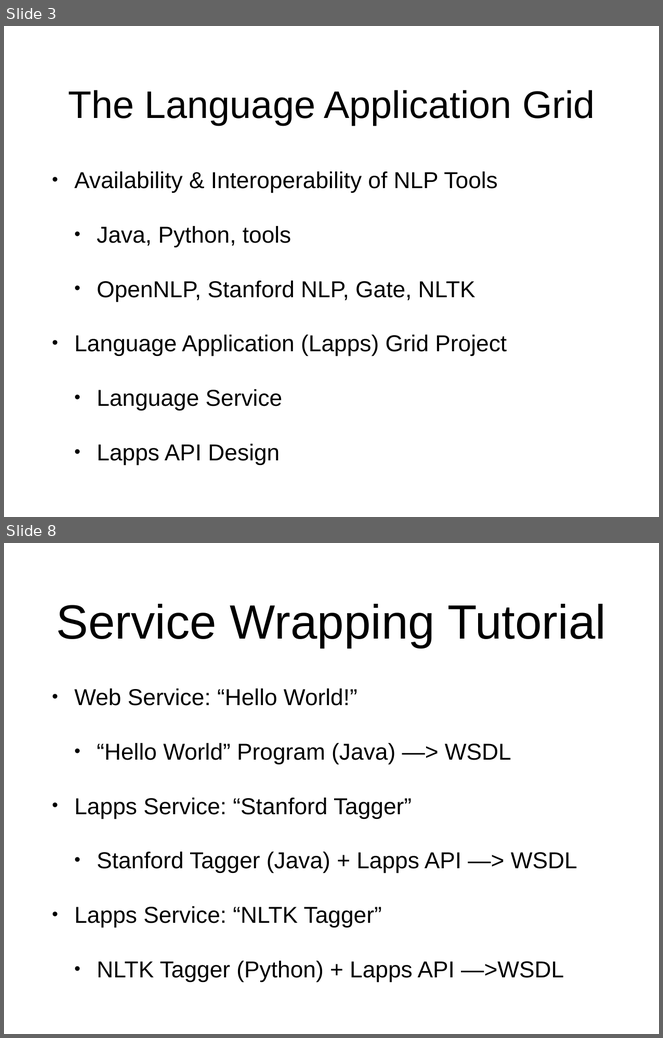
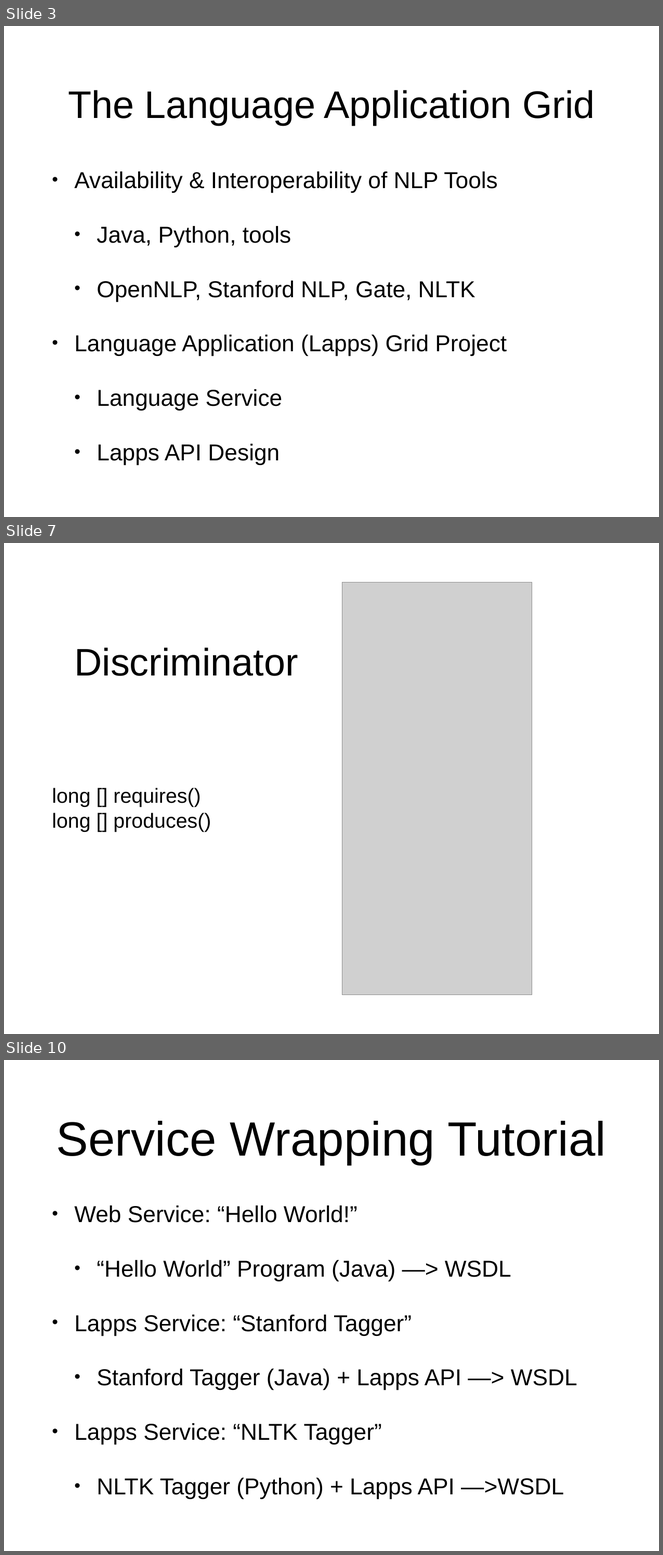
Before and after one commit to chunqishi/lrec2014_part2, a slide deck: lrec_service_wrapping 2014-05-20.pptx. Shown one above the other, each under a label of ours: slides 3 and 8 before the commit, slides 3, 7 and 10 after it; the slides between them are not shown. The pictures are 663x1038 and 663x1555 pixels, drawn with LibreOffice and Linux fonts; fonts in the diff are those of the drawing; grey boxes stand for pictures. Boxes give left, top, right and bottom in pixels: in the first picture for what was removed or moved away, otherwise in the second. Text is boxed around its words. In the diff, an @@ line names an element or a change of style, - is before the commit and + after.

```diff
--- a/lrec_service_wrapping 2014-05-20.pptx
+++ b/lrec_service_wrapping 2014-05-20.pptx
@@ slide 7 added at (x1=4, y1=543, x2=659, y2=1034), background #FFFFFF @@
@@ picture added at (x1=343, y1=582, x2=532, y2=995) @@
@@ title added at (x1=74, y1=648, x2=298, y2=676), 60 pt, text #000000 @@
+Discriminator
@@ text added at (x1=52, y1=788, x2=211, y2=832), 32 pt, text #000000 @@
+long [] requires()
+long [] produces()
@@ what was slide 8 is now slide 10 @@
```
Also in this commit, not shown: 6 slides changed, 3 other slides added, 2 slides removed, 5 other files.
